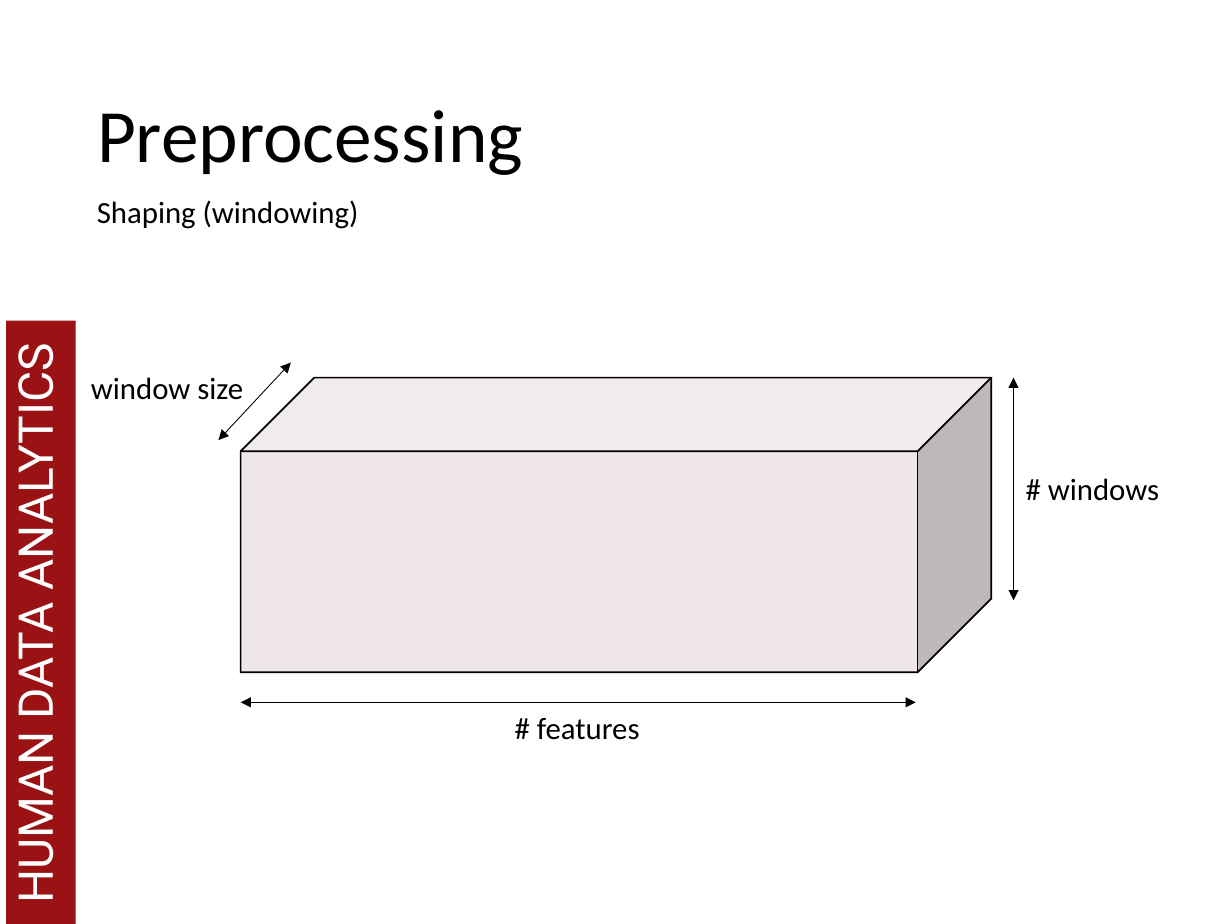
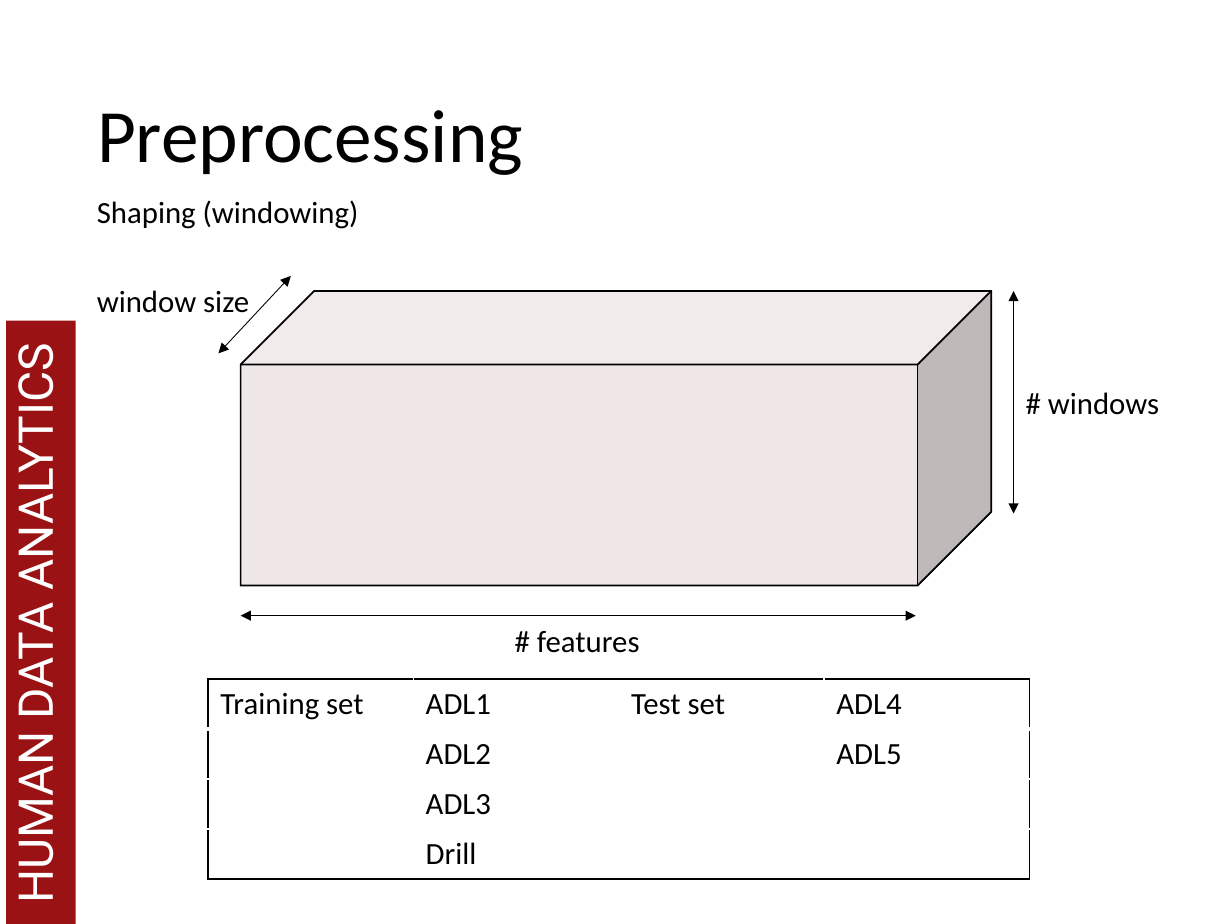
Before and after one commit to MatteoDrago/hda-project, a slide deck: slide 17 of presentation/HDA 2018.pptx. Drawn at 1232x924 pixels with LibreOffice and Linux fonts; fonts in the diff are those of the drawing; background and template pictures are left out. Boxes give left, top, right and bottom in pixels: in the first picture for what was removed or moved away, otherwise in the second. Text is boxed around its words. In the diff, an @@ line names an element or a change of style, - is before the commit and + after.

```diff
--- a/presentation/HDA 2018.pptx
+++ b/presentation/HDA 2018.pptx
@@ text "window size": place and size @@
-text "window size" at (91, 377, 243, 400)
+text "window size" at (97, 290, 249, 313)
@@ 3 double arrows, 2 texts, 1 cube: place and size @@
-3 double arrows, 2 texts, 1 cube at (218, 362, 1159, 740)
+3 double arrows, 2 texts, 1 cube at (218, 276, 1159, 653)
@@ table added at (208, 679, 1031, 878), 4 rows, 4 columns @@
+Training set | ADL1 | Test set | ADL4
+ | ADL2 |  | ADL5
+ | ADL3 |  | 
+ | Drill |  | 
```
Also in this commit, not shown: 9 other slides changed, 1 other file.
